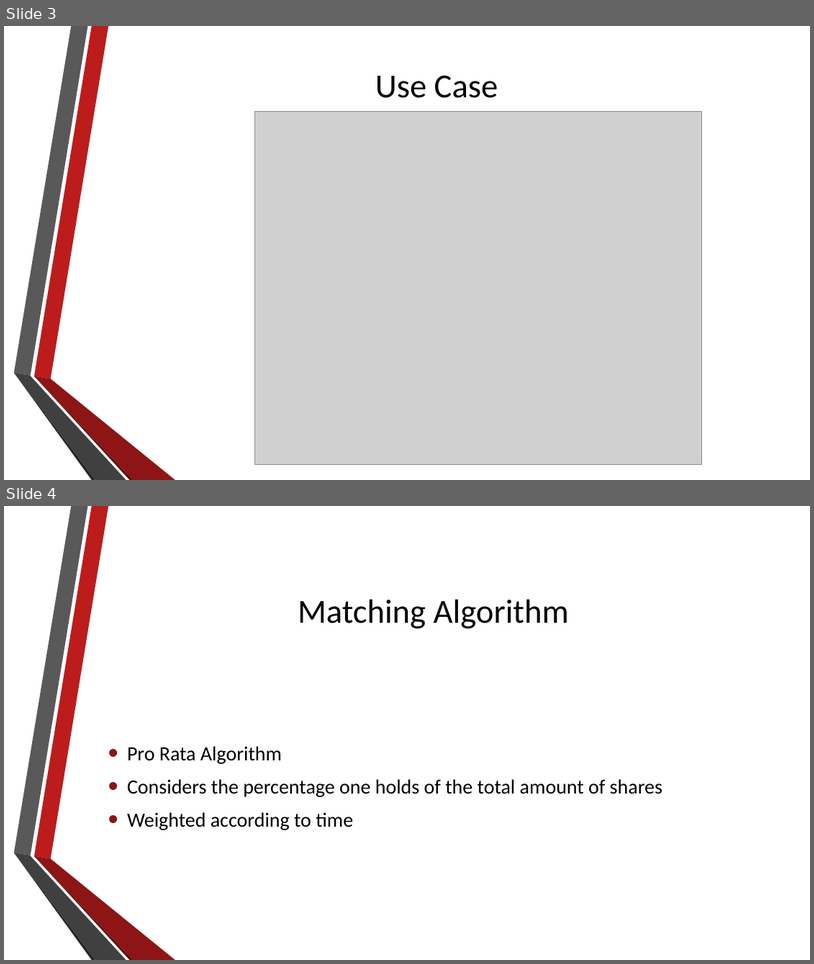
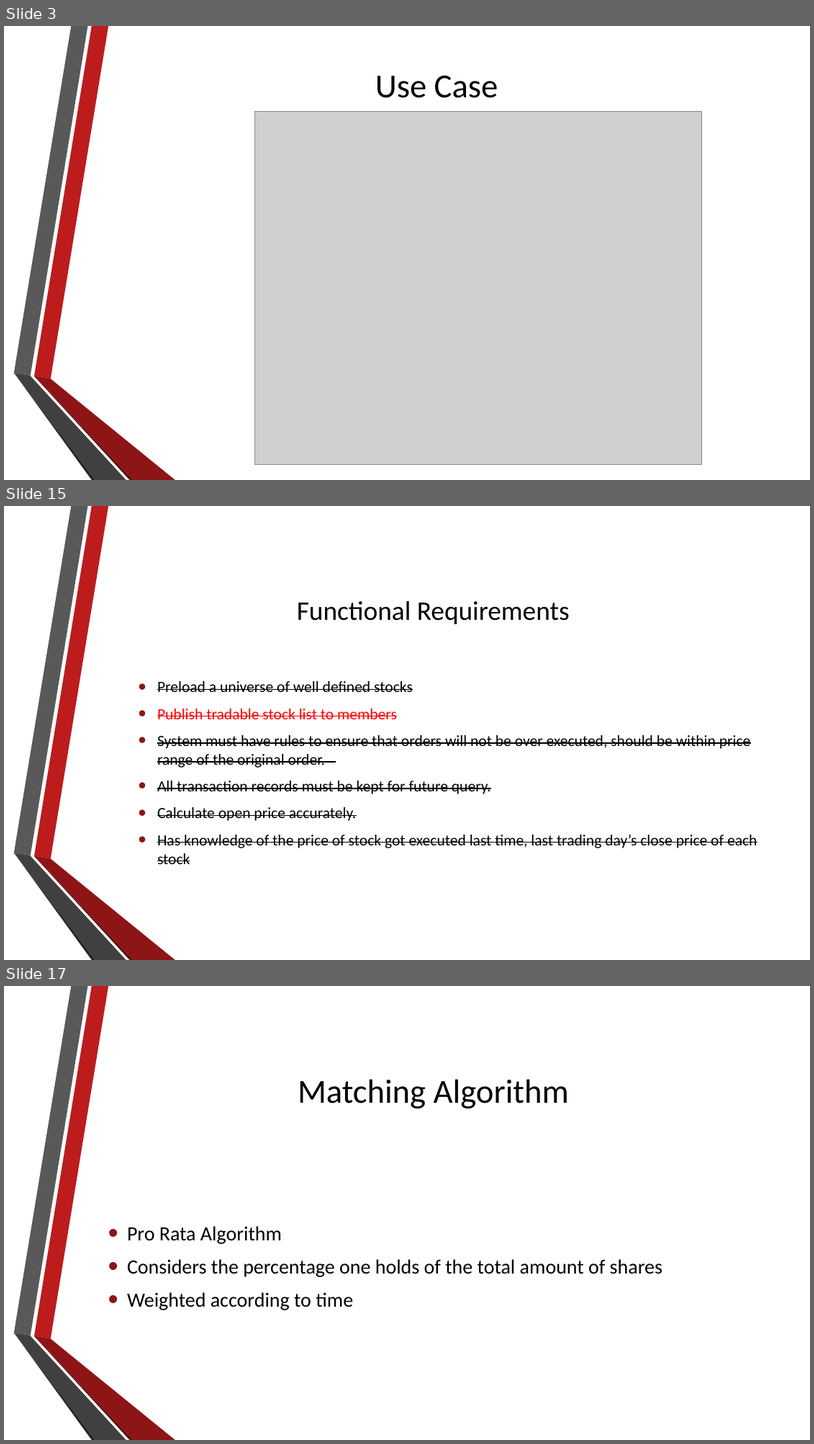
Before and after one commit to agoscinski/FinanceServiceComputing, a slide deck: presentations/ExchangeSimulator2.pptx. Shown one above the other, each under a label of ours: slides 3 and 4 before the commit, slides 3, 15 and 17 after it; the slides between them are not shown. The pictures are 814x964 and 814x1444 pixels, drawn with LibreOffice and Linux fonts; fonts in the diff are those of the drawing; grey boxes stand for pictures; background and template pictures are left out. Boxes give left, top, right and bottom in pixels: in the first picture for what was removed or moved away, otherwise in the second. Text is boxed around its words. In the diff, an @@ line names an element or a change of style, - is before the commit and + after.

```diff
--- a/presentations/ExchangeSimulator2.pptx
+++ b/presentations/ExchangeSimulator2.pptx
@@ slide 15 added at (4,506,810,960), background picture (left out); not listed: 6 template elements that a slide beside it also shows @@
@@ title added at (297,601,570,624), 32 pt, text #000000 @@
+Functional Requirements
@@ text added at (157,681,757,864), 18.5 pt, text #000000, strikethrough @@
+  • Preload a universe of well defined stocks
+  • Publish tradable stock list to members
+  • System must have rules to ensure that orders will not be over executed, should be within price range of the original order.
+  • All transaction records must be kept for future query.
+  • Calculate open price accurately.
+  • Has knowledge of the price of stock got executed last time, last trading day’s close price of each stock
@@ what was slide 4 is now slide 17 @@
```
Also in this commit, not shown: 13 other slides added.
